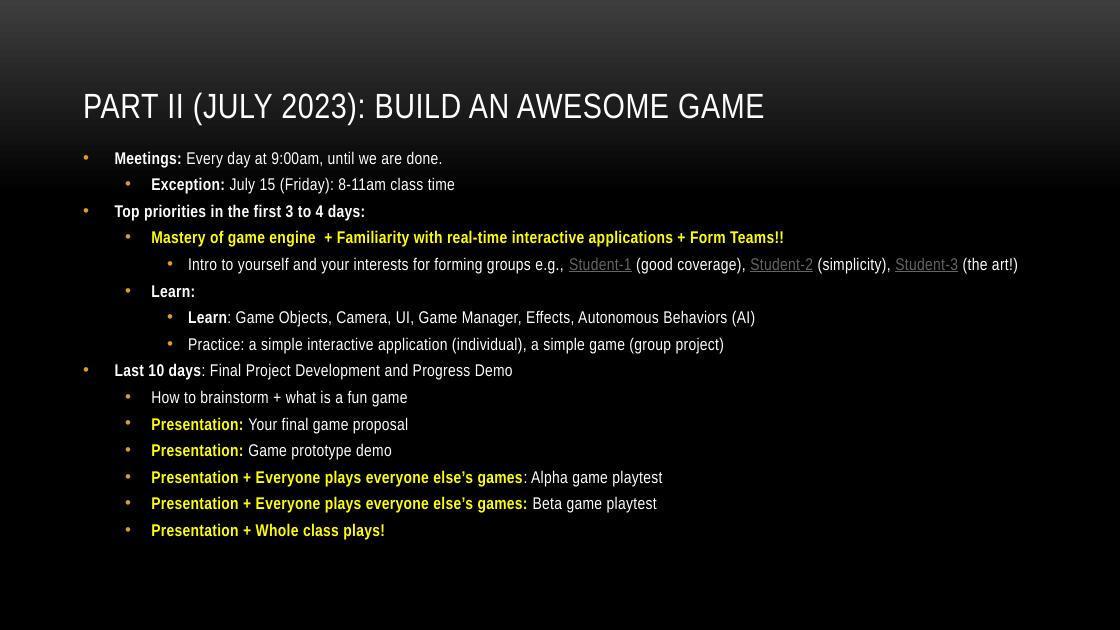
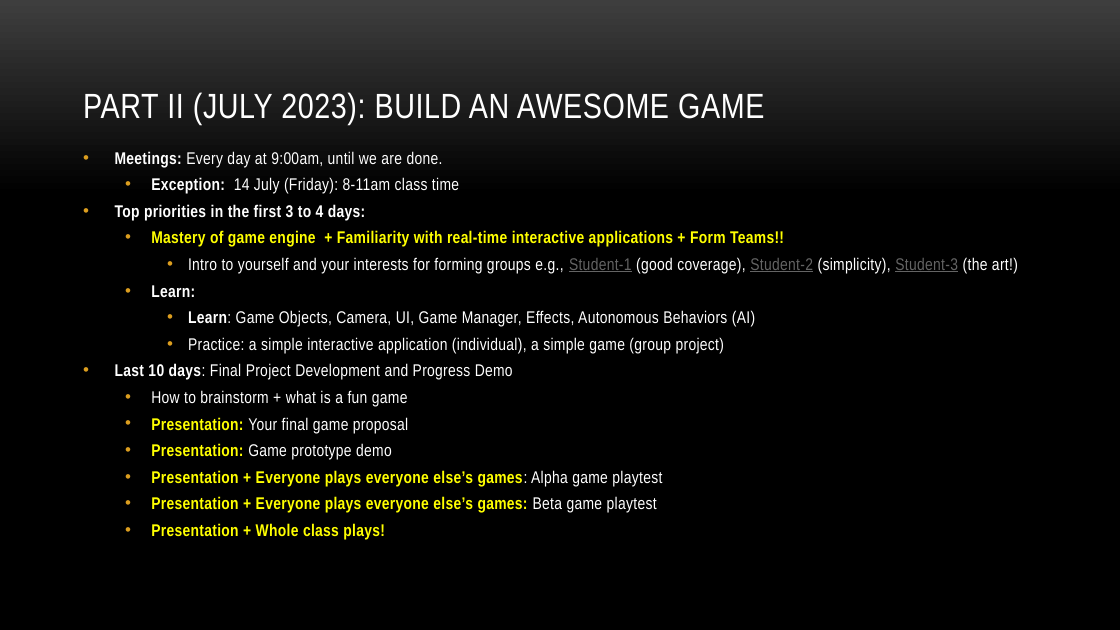
Before and after one commit to myuwbclasses/IntroGameDevelopment, a slide deck: slide 16 of PPT/Intro.pptx. Drawn at 1120x630 pixels with LibreOffice and Linux fonts; fonts in the diff are those of the drawing; background and template pictures are left out. Boxes give left, top, right and bottom in pixels: in the first picture for what was removed or moved away, otherwise in the second. Text is boxed around its words. In the diff, an @@ line names an element or a change of style, - is before the commit and + after.

```diff
--- a/PPT/Intro.pptx
+++ b/PPT/Intro.pptx
@@ text at [151,177,459,194]: text changed @@
-  • Exception: July 15 (Friday): 8-11am class time
+  • Exception: 14 July (Friday): 8-11am class time
```
Also in this commit, not shown: 1 other slide changed.
